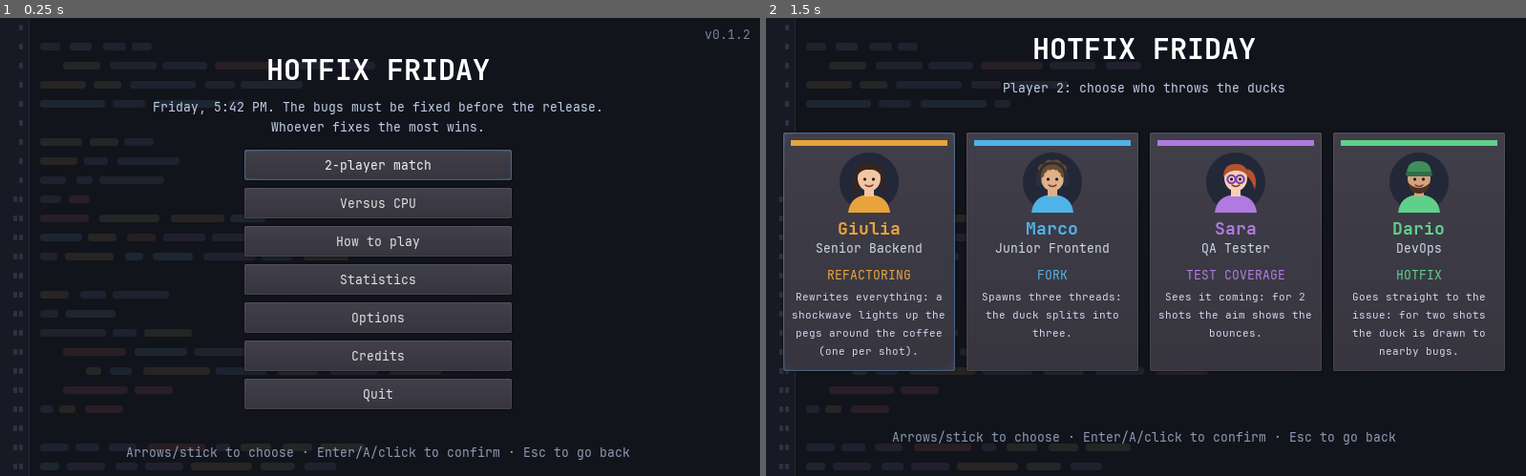
Above: before the commit, frames 1-2 (left to right).
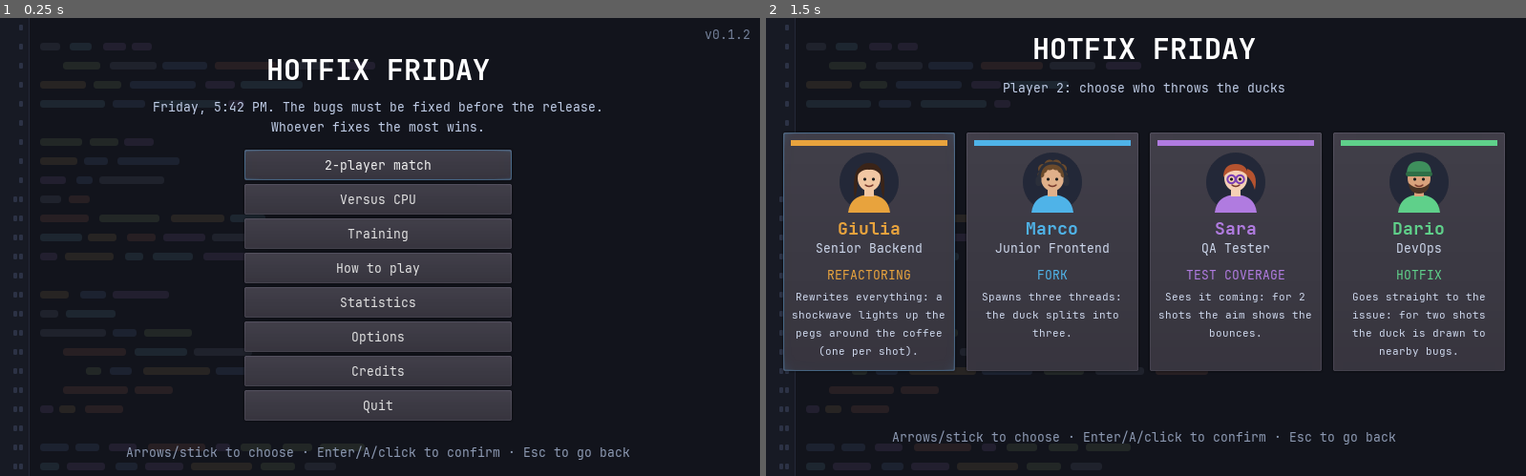
Above: after the commit, the same moments.

Repository: NormalCrazy000/pg_raspberry
Game: Godot game, scene res://scenes/boot.tscn
Same seed, same stepped clock (60 frames per second), same inputs: the game is played once before the commit and once after it.
Inputs:
- Up to frame 1 (0.25 s): no input
- Up to frame 2 (1.5 s): click "2-player match" at 0.5 s; click "Giulia" at 1.25 s

The runs differ from the first frame. In frame 1, 7.0% of the frame differs, in the area x 32-68%, y 36-88%; in frame 2, nothing differs.

Commit message:
Modalità allenamento in singolo con stelle e record personale
Co-Authored-By: Claude Opus 5.5 <noreply@anthropic.com>

Diff:
--- a/locale/translations.csv
+++ b/locale/translations.csv
@@ -48,7 +48,7 @@
 OPT_AIM_SPEED,Velocità di mira (tastiera e gamepad),Aim speed (keyboard and gamepad)
 OPT_LANGUAGE,Lingua,Language
 STATS_TITLE,Statistiche,Statistics
-STATS_NONE,Nessuna sfida giocata finora.,No matches played yet.
+STATS_NONE,Nessuna partita giocata finora.,No games played yet.
 STATS_MATCHES,Sfide giocate: %d,Matches played: %d
 STATS_BUGS,Bug eliminati: %d,Bugs fixed: %d
 STATS_BEST,Miglior punteggio: %s (%s),Best score: %s (%s)
@@ -68,7 +68,9 @@
 • Bonus: ""Tiro lungo"" se colpisci due bug molto lontani nello stesso tiro, ""Combo"" se una paperella tocca 10 pioli o più.
 • Quando i bug finiscono, ogni paperella rimasta vale 10.000 punti.
 
-Vince chi ha più punti alla fine della sfida.","Players take turns: each throws one duck at a time on the same field.
+Vince chi ha più punti alla fine della sfida.
+
+In Allenamento giochi da solo sullo stesso tipo di campo: alla fine prendi da 1 a 3 stelle in base al punteggio e provi a battere il tuo record.","Players take turns: each throws one duck at a time on the same field.
 
 • Aim with mouse, finger, arrows or stick; release to throw, or press space/A.
 • Bugs (red) are worth 1,000 points and raise the multiplier, which counts for both players.
@@ -78,7 +80,9 @@
 • Bonuses: ""Long shot"" for hitting two distant bugs in the same shot, ""Combo"" when one duck touches 10 or more pegs.
 • When the bugs are gone, every remaining duck is worth 10,000 points.
 
-The player with the most points at the end wins."
+The player with the most points at the end wins.
+
+In Training you play alone on the same kind of field: at the end you get 1 to 3 stars based on your score and try to beat your personal best."
 CREDITS_TITLE,Crediti,Credits
 CREDITS_BODY,"Hotfix Friday
 Un gioco open source per Linux e Raspberry Pi.
@@ -124,3 +128,14 @@
 VSYNC_AUTO,Automatica,Automatic
 VSYNC_ON,Attiva,On
 VSYNC_OFF,Spenta,Off
+MENU_TRAINING,Allenamento,Training
+RESULT_TRAINING_DONE,Tutti i bug eliminati!,All bugs fixed!
+RESULT_TRAINING_OVER,Allenamento finito,Training over
+RESULT_SCORE,Punteggio: %s,Score: %s
+RESULT_STARS,Stelle: %s,Stars: %s
+RESULT_NEXT_STAR,(prossima a %s),(next at %s)
+RESULT_NEW_RECORD,Nuovo record personale!,New personal best!
+RESULT_RECORD,Record personale: %s,Personal best: %s
+RESULT_SAME_FIELD,Stesso campo,Same field
+STATS_TRAINING_HEADER,Allenamento,Training
+STATS_TRAINING_LINE,"%d partite, record %s (%s), %d con 3 stelle","%d games, best %s (%s), %d with 3 stars"
--- a/scenes/menu/main_menu.tscn
+++ b/scenes/menu/main_menu.tscn
@@ -30,8 +30,8 @@
 margin_left = -140.0
 margin_top = 138.0
 margin_right = 140.0
-margin_bottom = 420.0
-custom_constants/separation = 8
+margin_bottom = 430.0
+custom_constants/separation = 4
 
 [node name="Hint" type="Label" parent="."]
 modulate = Color( 0.55, 0.6, 0.7, 1 )
--- a/scripts/boot.gd
+++ b/scripts/boot.gd
@@ -1,7 +1,7 @@
 extends Node
 # Sceglie la scena iniziale (il vsync, anche --novsync, è gestito da Settings):
 #   --bench                        benchmark
-#   --autoplay[=...] o --character  direttamente in partita
+#   --autoplay[=...], --character, --cpu, --training  direttamente in partita
 #   altrimenti                      menu principale
 
 const MENU_SCENE := "res://scenes/menu/main_menu.tscn"
@@ -23,7 +23,7 @@
 	else:
 		for arg in args:
 			if arg.begins_with("--autoplay") or arg.begins_with("--character=") or arg.begins_with("--p1=") \
-					or arg.begins_with("--cpu="):
+					or arg.begins_with("--cpu=") or arg == "--training":
 				scene = GAME_SCENE
 	_warm_up_fonts()
 	# Due frame per far disegnare i caratteri, poi si parte.
@@ -38,7 +38,7 @@
 	var chars := ""
 	for code in range(32, 127):
 		chars += char(code)
-	chars += "àèéìòùÀÈÉÌÒÙ×·»«•©’…"
+	chars += "àèéìòùÀÈÉÌÒÙ×·»«•©’…●○"
 	for font in FONTS:
 		var label := Label.new()
 		label.add_font_override("font", font)
--- a/scripts/game/field_generator.gd
+++ b/scripts/game/field_generator.gd
@@ -25,6 +25,9 @@
 	"targets": 20,
 	"powers": 2,
 }
+# Soglie di punteggio per 1, 2 e 3 stelle in allenamento sui campi generati. Con 40 allenamenti automatici
+# per livello la CPU normale fa in media 48.000 punti, la difficile 62.000 (102.000 nel 10% migliore).
+const STARS := [30000, 60000, 100000]
 
 var rng := RandomNumberGenerator.new()
 var pegs := []
--- a/scripts/game/game.gd
+++ b/scripts/game/game.gd
@@ -2,11 +2,13 @@
 # Sfida a turni: due giocatori (persone o CPU) tirano a turno sullo stesso campo.
 # I punti vanno a chi tira, il moltiplicatore è condiviso. La sfida finisce quando
 # i bug sono tutti eliminati o nessuno ha più paperelle: vince chi ha più punti.
+# In allenamento c'è un solo giocatore: alla fine prende da 0 a 3 stelle in base al punteggio.
 #
 # Le impostazioni arrivano dal menu (Session); da riga di comando si possono forzare:
 #   --autoplay[=random|easy|normal|hard]   entrambi i giocatori sono CPU (default normal), stampa il risultato ed esce;
 #                                          con due valori separati da virgola (es. hard,easy) uno per giocatore
 #   --cpu=easy|normal|hard                 il giocatore 2 è la CPU
+#   --training                             allenamento in singolo (con --autoplay il giocatore è la CPU)
 #   --p1=ID (oppure --character=ID), --p2=ID   personaggi (id in data/characters.json)
 #   --seed=N                               campo e tiri della CPU riproducibili
 #   --level=res://levels/level_01.json     campo fisso da JSON invece che generato
@@ -78,6 +80,8 @@
 var field_info := ""
 var autoplay := ""
 var level_path := ""
+var training := false
+var stars := [] # soglie di punteggio per 1, 2 e 3 stelle (allenamento)
 var rng := RandomNumberGenerator.new()
 var textures := {}
 var shot_hits := 0
@@ -106,6 +110,7 @@
 	rng.randomize()
 	field_seed = Session.field_seed
 	_parse_args()
+	training = Session.mode == Session.MODE_TRAINING
 	if field_seed == 0:
 		field_seed = rng.randi_range(1, 999999)
 	low_graphics = Settings.low_graphics()
@@ -119,6 +124,9 @@
 		_build_bursts()
 	Audio.play_music()
 	var level: Dictionary = LevelLoader.load_level(level_path) if level_path else FieldGenerator.generate(field_seed)
+	stars = level.get("stars", [])
+	if stars.size() != 3:
+		stars = FieldGenerator.STARS
 	_create_players(level.balls)
 	_build_field(level)
 	launcher.connect("fire", self, "_on_launcher_fire")
@@ -142,6 +150,8 @@
 			autoplay = "normal"
 		elif arg.begins_with("--autoplay="):
 			autoplay = "normal" if value == "smart" else value
+		elif arg == "--training":
+			Session.mode = Session.MODE_TRAINING
 		elif arg.begins_with("--cpu="):
 			Session.mode = Session.MODE_CPU
 			Session.cpu_difficulty = value
@@ -194,7 +204,7 @@
 
 
 func _create_players(balls_each: int) -> void:
-	for i in 2:
+	for i in 1 if training else 2:
 		var player := Player.new()
 		player.index = i
 		player.character = Characters.find(Session.characters[i])
@@ -585,6 +595,9 @@
 	current = -1
 	_set_state(State.FINISHED)
 	result_time = OS.get_ticks_msec() / 1000.0
+	if training:
+		_finish_training()
+		return
 	var best := -1
 	var tie := false
 	for i in players.size():
@@ -622,6 +635,48 @@
 			get_tree().quit()
 
 
+# Fine dell'allenamento: punteggio, stelle e record personale.
+func _finish_training() -> void:
+	var player = players[0]
+	var earned := 0
+	for threshold in stars:
+		if player.score >= int(threshold):
+			earned += 1
+	var lines := [tr("RESULT_SCORE") % Scoring.format(player.score)]
+	if player.bonus_balls > 0:
+		lines[0] += "  " + tr("RESULT_BONUS") % [player.bonus_balls, Scoring.format(Scoring.BALL_BONUS)]
+	# Il font non ha la stella: piene ● e vuote ○.
+	var dots := ""
+	for i in 3:
+		dots += "●" if i < earned else "○"
+	var star_line: String = tr("RESULT_STARS") % dots
+	if earned < 3:
+		star_line += "  " + tr("RESULT_NEXT_STAR") % Scoring.format(int(stars[earned]))
+	lines.append(star_line)
+	if targets_left > 0:
+		lines.append(tr("RESULT_OPEN_BUGS") % targets_left)
+	if not autoplay:
+		var previous: int = Stats.training_best()
+		Stats.record_training(player, earned, scoring.targets_hit)
+		if player.score > previous:
+			lines.append(tr("RESULT_NEW_RECORD"))
+		else:
+			lines.append(tr("RESULT_RECORD") % Scoring.format(previous))
+	lines.append("")
+	lines.append(tr("RESULT_FIELD") % field_seed)
+	mark_perf("fine sfida")
+	hud.show_result(tr("RESULT_TRAINING_DONE") if targets_left <= 0 else tr("RESULT_TRAINING_OVER"), lines, true)
+	Audio.play("win")
+	if measure:
+		_print_measure()
+	if autoplay:
+		print("AUTOPLAY allenamento %s %d stelle %d | tiri %d | poteri %d | bonus %d | bug rimasti %d | campo %d | %s" % [
+			player.character.id, player.score, earned, shots, player.powers_used, player.bonuses,
+			targets_left, field_seed, field_info])
+		if not Session.screenshot_path:
+			get_tree().quit()
+
+
 func _unhandled_input(event: InputEvent) -> void:
 	if event.is_action_pressed("pause") and state != State.FINISHED:
 		get_tree().set_input_as_handled()
--- a/scripts/game/hud.gd
+++ b/scripts/game/hud.gd
@@ -69,13 +69,14 @@
 	flash_tween.tween_property(message, "modulate:a", 0.0, 0.4)
 
 
-func show_result(title: String, lines: Array) -> void:
+# `training`: un solo giocatore, "rivincita" diventa "stesso campo".
+func show_result(title: String, lines: Array, training := false) -> void:
 	if flash_tween and flash_tween.is_valid():
 		flash_tween.kill()
 	message.modulate.a = 0.0
 	pause_button.visible = false
 	result_box.open(title, lines, [
-		["new", tr("RESULT_NEW_FIELD")], ["rematch", tr("RESULT_REMATCH")], ["menu", tr("RESULT_MENU")]])
+		["new", tr("RESULT_NEW_FIELD")], ["rematch", tr("RESULT_SAME_FIELD") if training else tr("RESULT_REMATCH")], ["menu", tr("RESULT_MENU")]])
 
 
 func show_pause() -> void:
--- a/scripts/menu/character_select.gd
+++ b/scripts/menu/character_select.gd
@@ -1,6 +1,7 @@
 extends Control
 # Scelta del personaggio: una scheda per ogni personaggio in data/characters.json.
 # In sfida a due sceglie prima il giocatore 1, poi il giocatore 2; contro la CPU il suo personaggio è casuale.
+# In allenamento si sceglie solo il proprio.
 
 const Characters := preload("res://scripts/game/characters.gd")
 const MenuStyle := preload("res://scripts/menu/menu_style.gd")
--- a/scripts/menu/main_menu.gd
+++ b/scripts/menu/main_menu.gd
@@ -45,6 +45,7 @@
 		subtitle.text = tr("MENU_SUBTITLE")
 		_add_button(tr("MENU_TWO_PLAYERS"), "_start", [Session.MODE_TWO_PLAYERS, ""])
 		_add_button(tr("MENU_VS_CPU"), "_go_page", ["cpu"])
+		_add_button(tr("MENU_TRAINING"), "_start", [Session.MODE_TRAINING, ""])
 		_add_button(tr("MENU_HOW_TO"), "_open_text", ["how_to"])
 		_add_button(tr("MENU_STATS"), "_open_text", ["stats"])
 		_add_button(tr("MENU_OPTIONS"), "_open_scene", [OPTIONS_SCENE])
--- a/scripts/menu/text_screen.gd
+++ b/scripts/menu/text_screen.gd
@@ -69,7 +69,7 @@
 
 func _stats_text() -> String:
 	var data: Dictionary = Stats.data
-	if data.matches == 0:
+	if data.matches == 0 and data.training.played == 0:
 		return tr("STATS_NONE")
 	var lines := [tr("STATS_MATCHES") % data.matches, tr("STATS_BUGS") % data.bugs_fixed]
 	if data.best.score > 0:
@@ -81,6 +81,11 @@
 			var entry: Dictionary = data.top[i]
 			var mode: String = tr("MODE_2P") if entry.mode == "2p" else tr("MODE_CPU") % tr("CPU_" + entry.mode.to_upper())
 			lines.append("  %2d. %8s  %-7s %-16s %s" % [i + 1, Scoring.format(int(entry.score)), entry.character, mode, entry.date])
+	if data.training.played > 0:
+		lines.append("")
+		lines.append(tr("STATS_TRAINING_HEADER"))
+		var t: Dictionary = data.training
+		lines.append("  " + tr("STATS_TRAINING_LINE") % [t.played, Scoring.format(int(t.best)), t.character, t.three_stars])
 	lines.append("")
 	lines.append(tr("STATS_CPU_HEADER"))
 	for level in ["easy", "normal", "hard"]:
--- a/scripts/session.gd
+++ b/scripts/session.gd
@@ -5,6 +5,7 @@
 
 const MODE_TWO_PLAYERS := "2p"
 const MODE_CPU := "cpu"
+const MODE_TRAINING := "training" # un solo giocatore, a punteggio
 
 var mode := MODE_CPU
 var cpu_difficulty := "normal" # easy, normal, hard
--- a/scripts/stats.gd
+++ b/scripts/stats.gd
@@ -29,6 +29,8 @@
 		data.characters = {}
 	if not data.has("top"):
 		data.top = [] # migliori punteggi: {score, character, mode, date}
+	if not data.has("training"):
+		data.training = {"played": 0, "best": 0, "character": "", "three_stars": 0}
 
 
 # Registra una sfida conclusa. `winner` è l'indice del vincitore, -1 in caso di pareggio.
@@ -54,6 +56,22 @@
 	JsonFile.save_dict(PATH, data)
 
 
+# Registra un allenamento concluso: ha un record a parte, non conta tra le sfide né nei migliori punteggi.
+func record_training(player, stars: int, bugs_fixed: int) -> void:
+	data.training.played += 1
+	data.bugs_fixed += bugs_fixed
+	if stars == 3:
+		data.training.three_stars += 1
+	if player.score > data.training.best:
+		data.training.best = player.score
+		data.training.character = player.character.name
+	JsonFile.save_dict(PATH, data)
+
+
+func training_best() -> int:
+	return int(data.training.best)
+
+
 func _add_top_score(player, cpu_difficulty: String) -> void:
 	var date := OS.get_date()
 	data.top.append({
Binary file changed: locale/translations.en.translation
Binary file changed: locale/translations.it.translation
Not shown, changed: CHANGELOG.md
Not shown, changed: ROADMAP.md
Not shown, changed: docs/comandi.md
Not shown, changed: tools/smoke_test.sh
